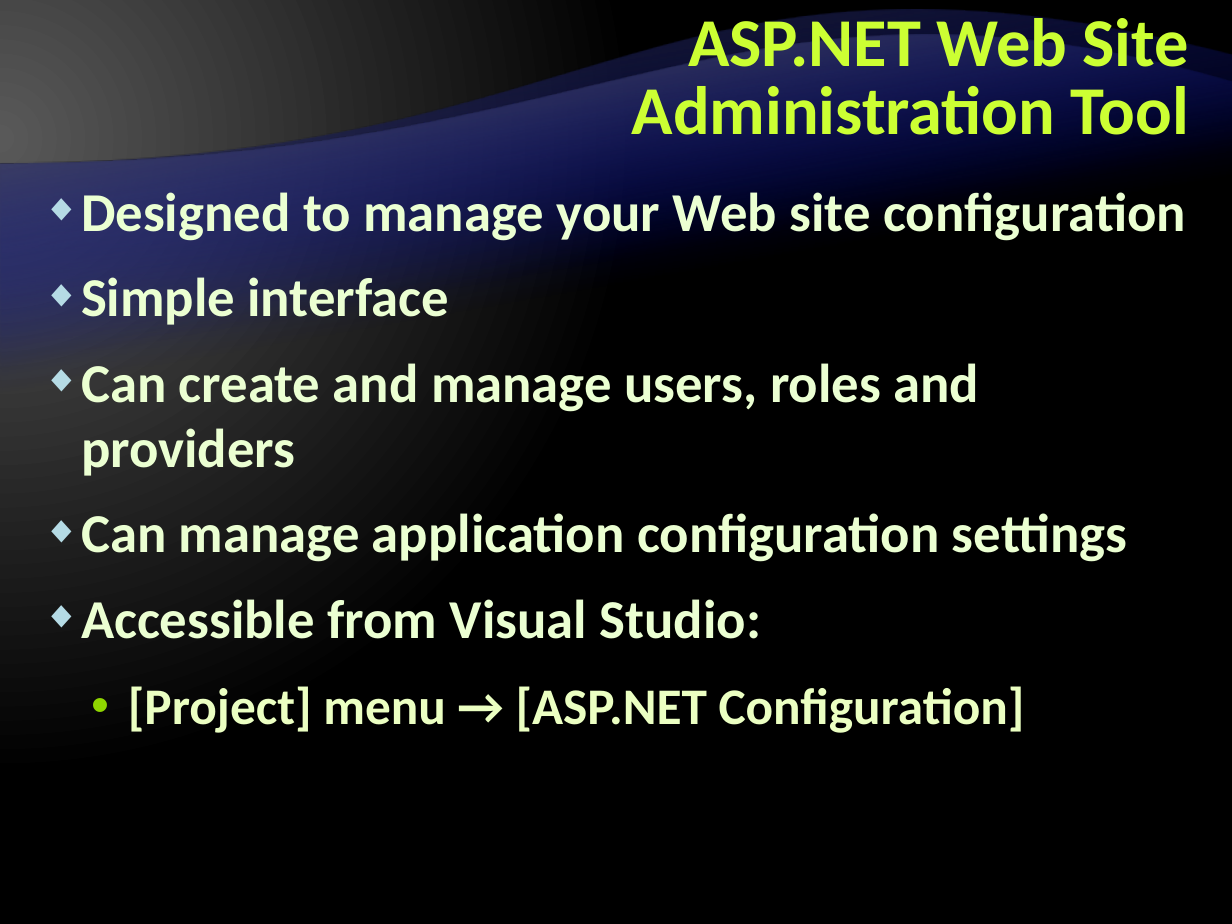
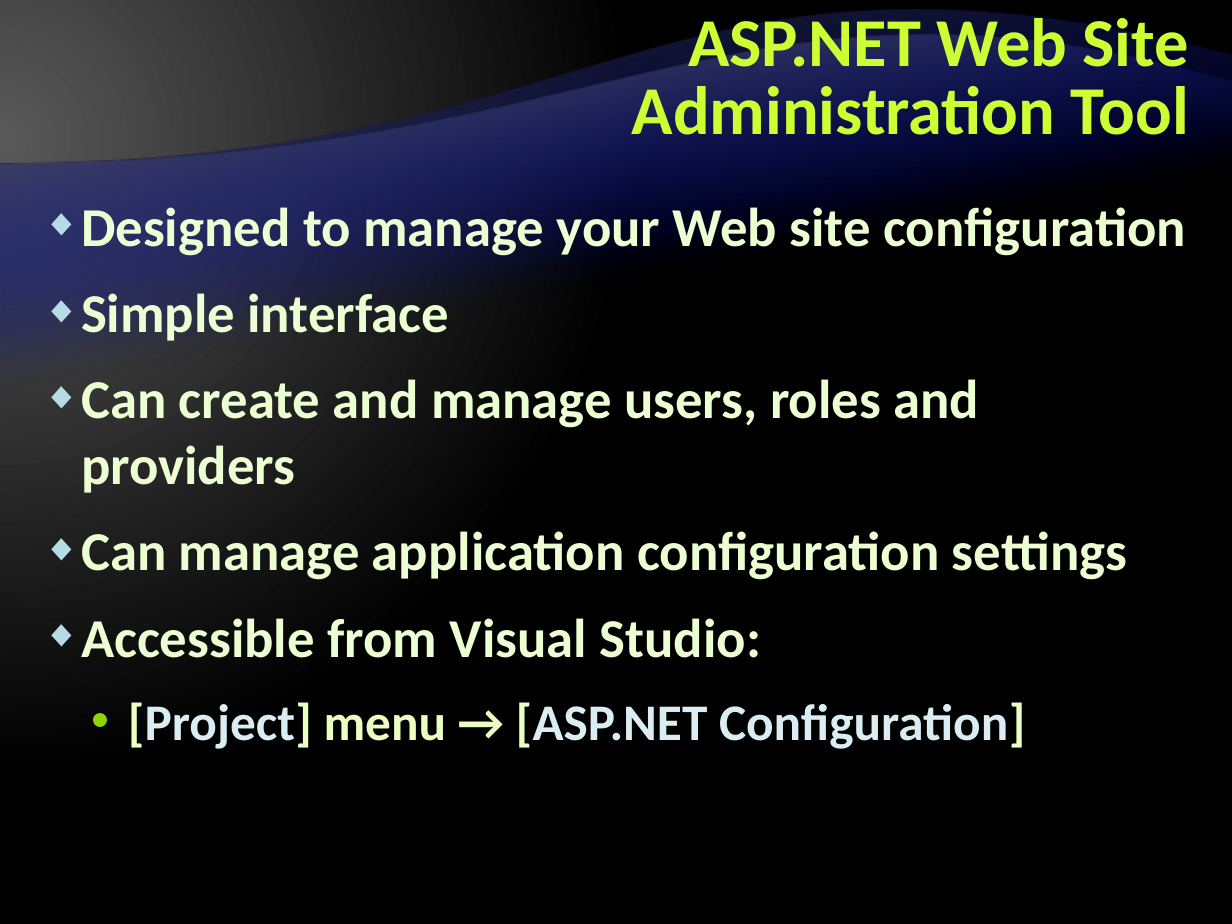
Before and after one commit to Graveheart/aspnetcourse, a slide deck: slide 30 of 2010/lectures/12. ASP.NET-Authentication-and-Authorization.pptx. Drawn at 1232x924 pixels with LibreOffice and Linux fonts; fonts in the diff are those of the drawing; background and template pictures are left out. Boxes give left, top, right and bottom in pixels: in the first picture for what was removed or moved away, otherwise in the second. Text is boxed around its words. In the diff, an @@ line names an element or a change of style, - is before the commit and + after.

```diff
--- a/2010/lectures/12. ASP.NET-Authentication-and-Authorization.pptx
+++ b/2010/lectures/12. ASP.NET-Authentication-and-Authorization.pptx
@@ text "Designed to manage your Web ...": place and size @@
-text "Designed to manage your Web ..." at [81, 192, 1186, 733]
+text "Designed to manage your Web ..." at [81, 207, 1186, 749]
@@ text "Designed to manage your Web ..." at [81, 207, 1186, 749]: text colour #EBFFC2 to #DAEDF2 in "[Project] [ASP.NET Configuration]"; line spacing 38pt to 1 @@
```
Also in this commit, not shown: 16 other slides changed, 1 slide added.
